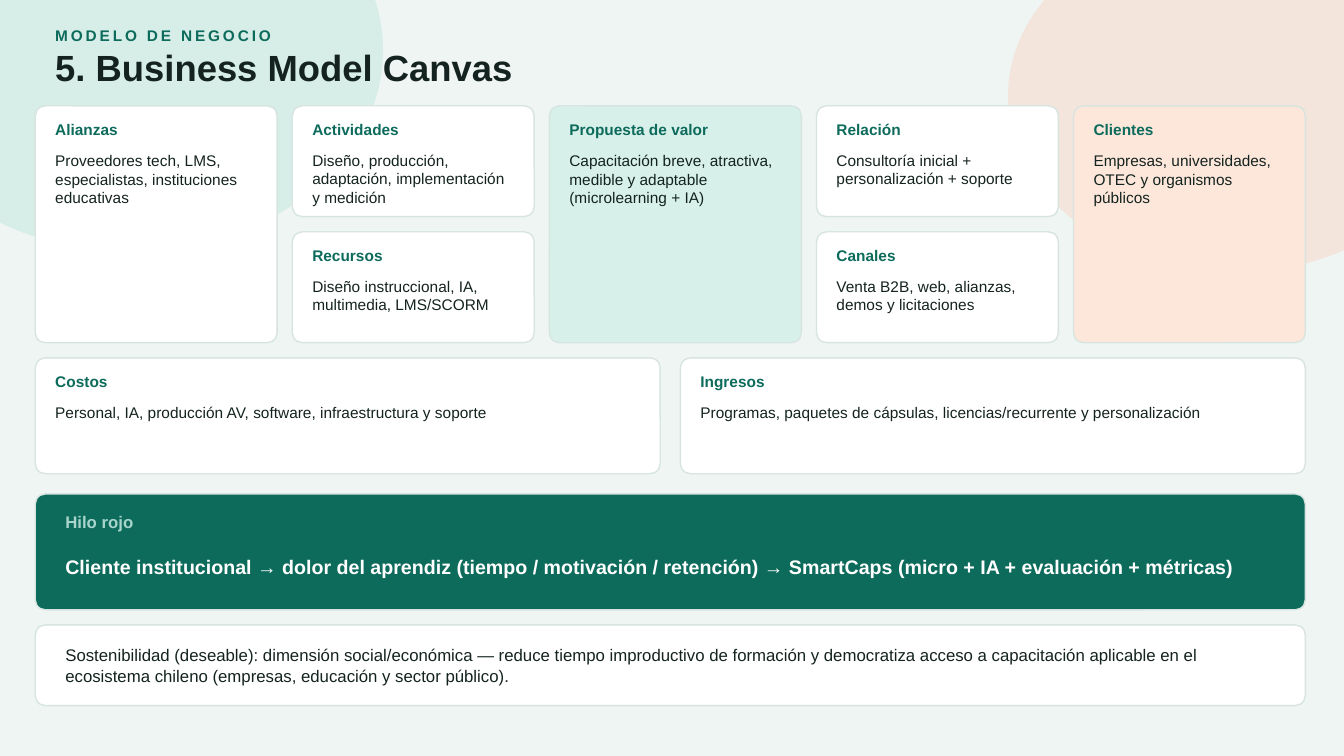
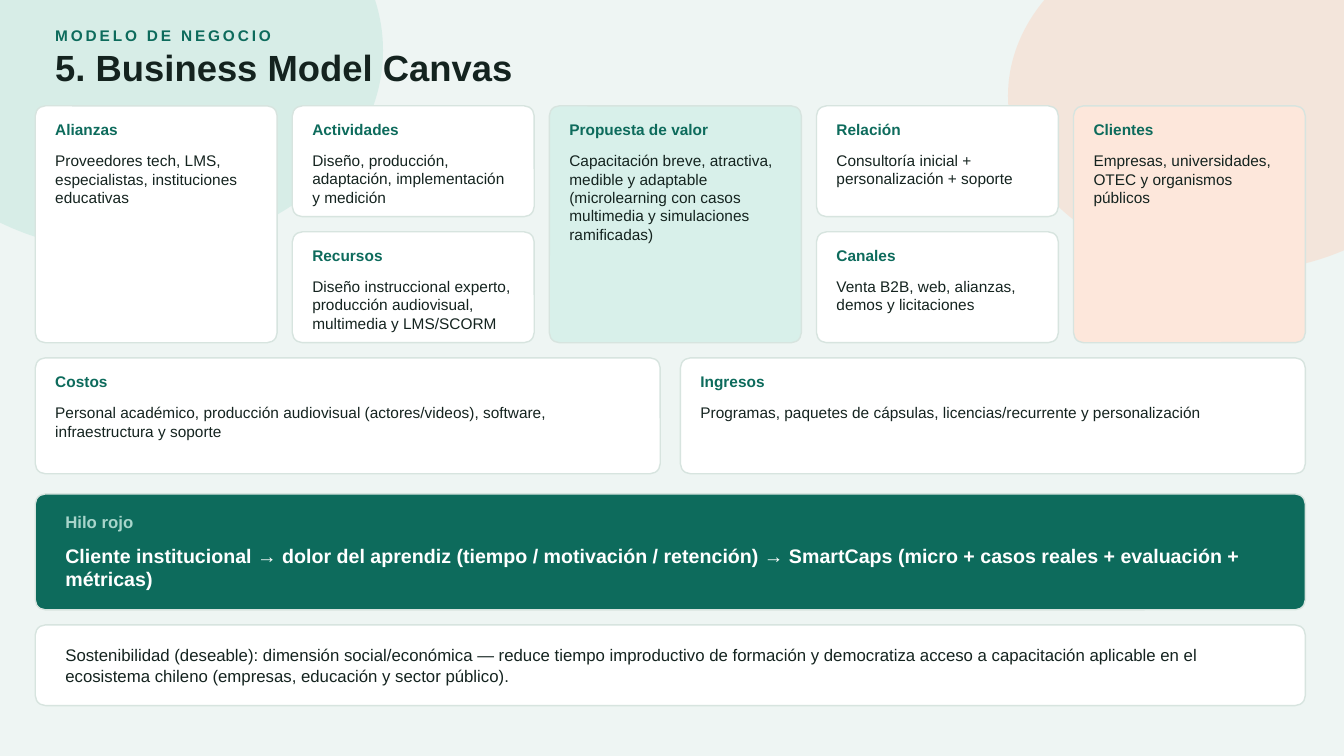
Before and after one commit to javier84pm-create/laboratorio-elearning-prototipo, a slide deck: slide 5 of PaolaCornejo_Examen_IE.pptx. Drawn at 1344x756 pixels with LibreOffice and Linux fonts; fonts in the diff are those of the drawing. Boxes give left, top, right and bottom in pixels: in the first picture for what was removed or moved away, otherwise in the second. Text is boxed around its words. In the diff, an @@ line names an element or a change of style, - is before the commit and + after.

```diff
--- a/PaolaCornejo_Examen_IE.pptx
+++ b/PaolaCornejo_Examen_IE.pptx
@@ text at (569,154,773,243): text changed @@
-Capacitación breve, atractiva, medible y adaptable (microlearning + IA)
+Capacitación breve, atractiva, medible y adaptable (microlearning con casos multimedia y simulaciones ramificadas)
@@ text at (312,281,511,332): text changed @@
-Diseño instruccional, IA, multimedia, LMS/SCORM
+Diseño instruccional experto, producción audiovisual, multimedia y LMS/SCORM
@@ text at (55,406,546,440): text changed @@
-Personal, IA, producción AV, software, infraestructura y soporte
+Personal académico, producción audiovisual (actores/videos), software, infraestructura y soporte
@@ text at (65,548,1222,590): text changed @@
-Cliente institucional → dolor del aprendiz (tiempo / motivación / retención) → SmartCaps (micro + IA + evaluación + métricas)
+Cliente institucional → dolor del aprendiz (tiempo / motivación / retención) → SmartCaps (micro + casos reales + evaluación + métricas)
```
Also in this commit, not shown: 5 other slides changed, 3 other files.
